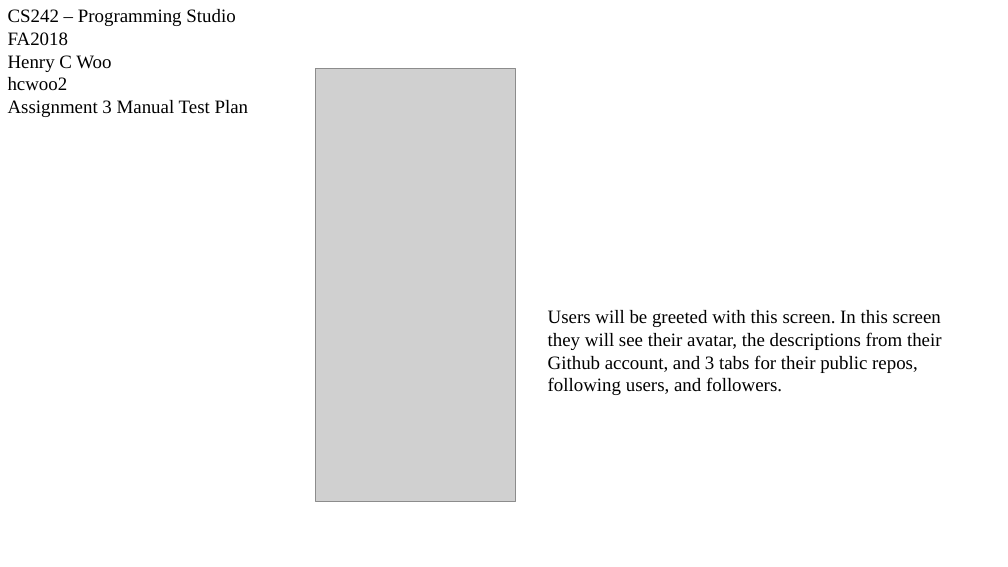
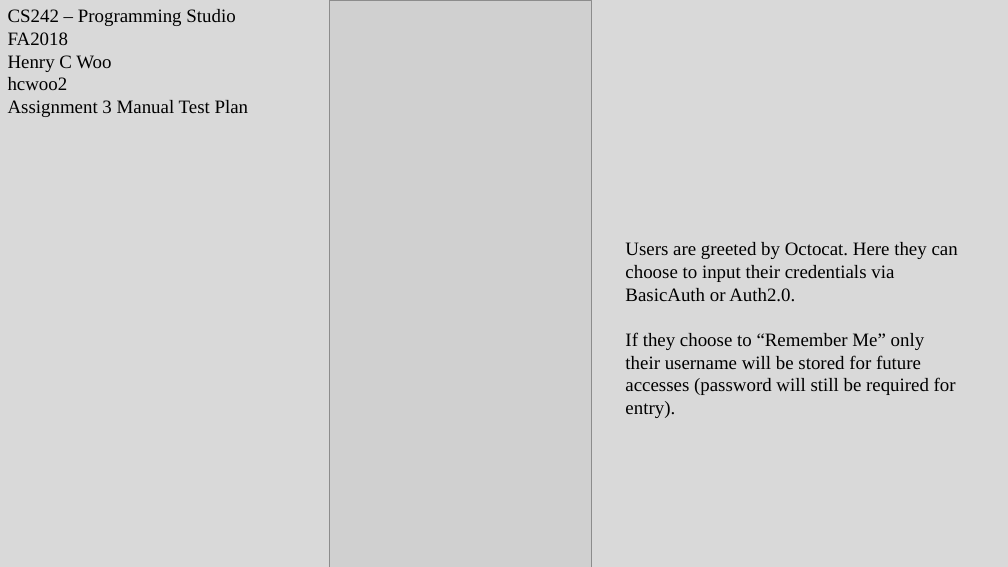
Before and after one commit to HenryCWoo/GitHub-App-with-React-Native, a slide deck: slide 1 of ManualTestPlan.pptx. Drawn at 1008x567 pixels with LibreOffice and Linux fonts; fonts in the diff are those of the drawing; grey boxes stand for pictures. Boxes give left, top, right and bottom in pixels: in the first picture for what was removed or moved away, otherwise in the second. Text is boxed around its words. In the diff, an @@ line names an element or a change of style, - is before the commit and + after.

```diff
--- a/ManualTestPlan.pptx
+++ b/ManualTestPlan.pptx
@@ background #FFFFFF to #D9D9D9 @@
@@ picture: place and size @@
-picture at <box>316,69,516,502</box>
+picture at <box>330,0,592,567</box>
@@ text at <box>625,242,958,418</box>: text changed @@
-Users will be greeted with this screen. In this screen they will see their avatar, the descriptions from their Github account, and 3 tabs for their public repos, following users, and followers.
+Users are greeted by Octocat. Here they can choose to input their credentials via BasicAuth or Auth2.0.
+If they choose to “Remember Me” only their username will be stored for future accesses (password will still be required for entry).
```
Also in this commit, not shown: 2 other slides changed, 5 slides added, 1 slide removed.
